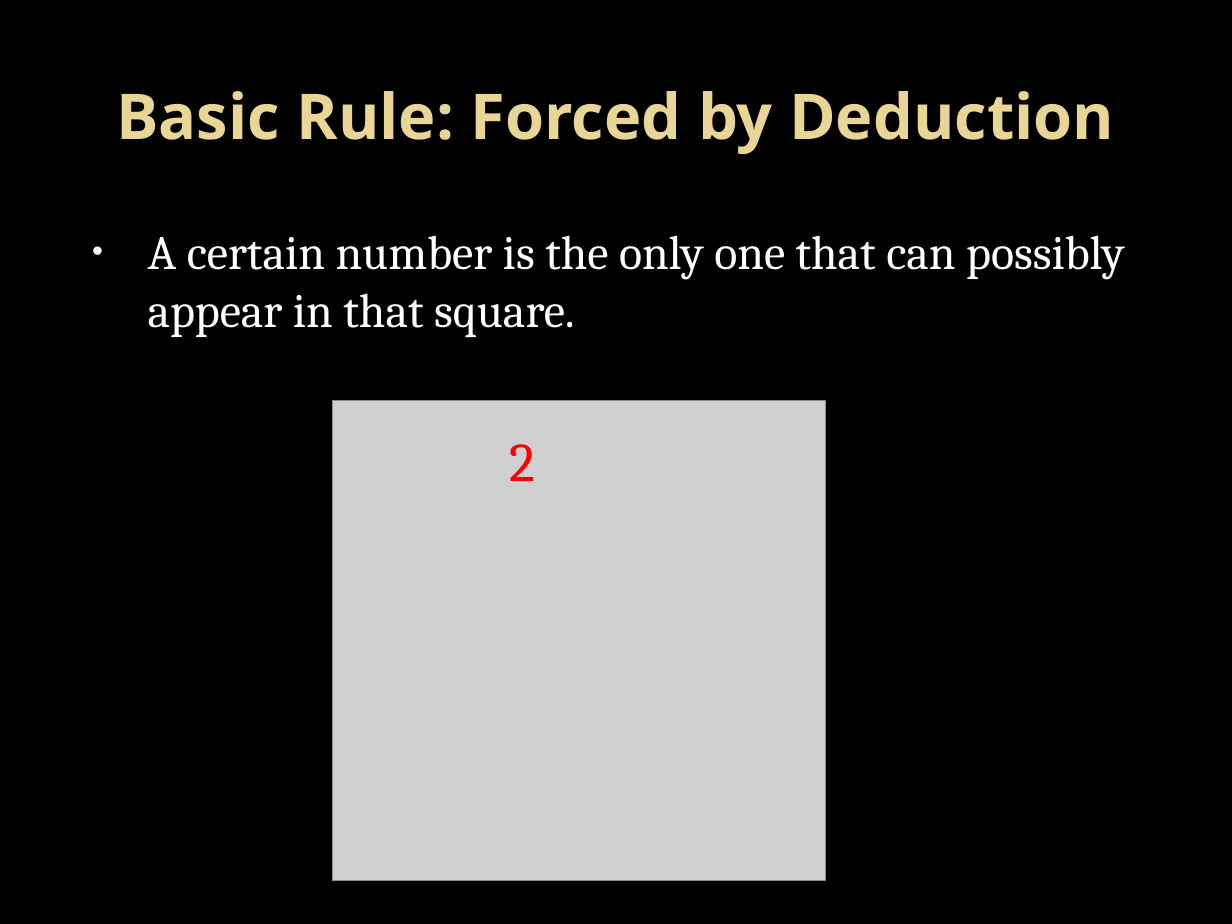
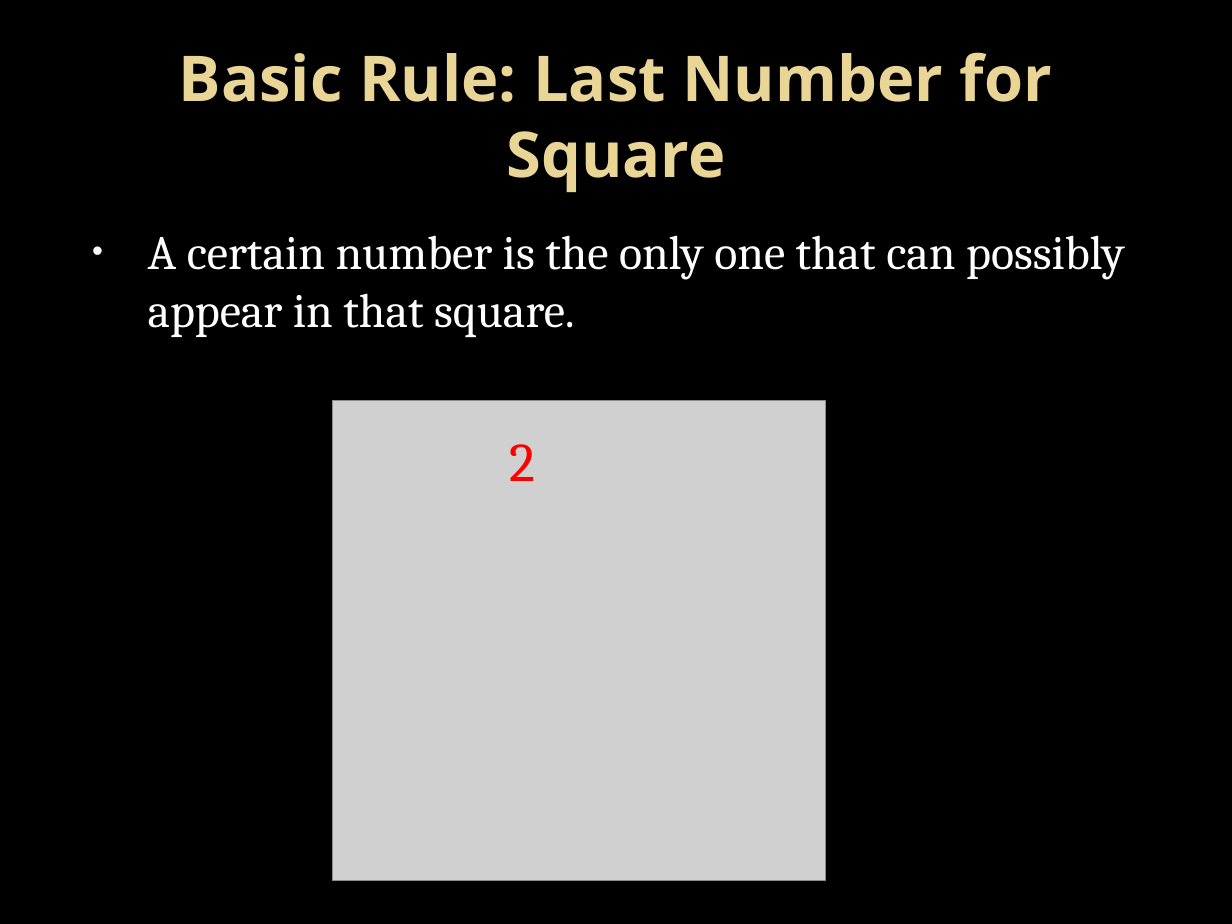
Before and after one commit to Bram28/LEGUP, a slide deck: slide 11 of misc/Rules/Skyscrapers.pptx. Drawn at 1232x924 pixels with LibreOffice and Linux fonts; fonts in the diff are those of the drawing; grey boxes stand for pictures; background and template pictures are left out. Boxes give left, top, right and bottom in pixels: in the first picture for what was removed or moved away, otherwise in the second. Text is boxed around its words. In the diff, an @@ line names an element or a change of style, - is before the commit and + after.

Commit message:
Updated Basic rule names in skyscrapers powerpoint.

```diff
--- a/misc/Rules/Skyscrapers.pptx
+++ b/misc/Rules/Skyscrapers.pptx
@@ title at [179, 52, 1052, 192]: text changed @@
-Basic Rule: Forced by Deduction
+Basic Rule: Last Number for Square
```
Also in this commit, not shown: 1 other slide changed.
